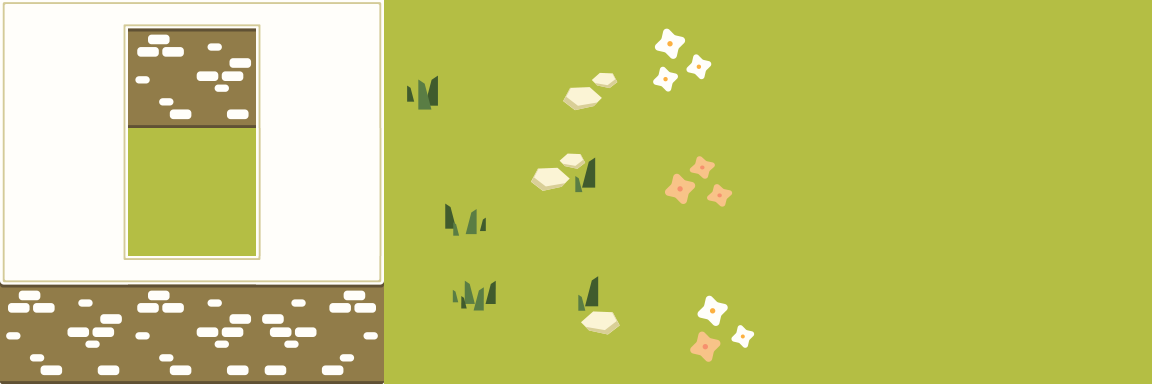
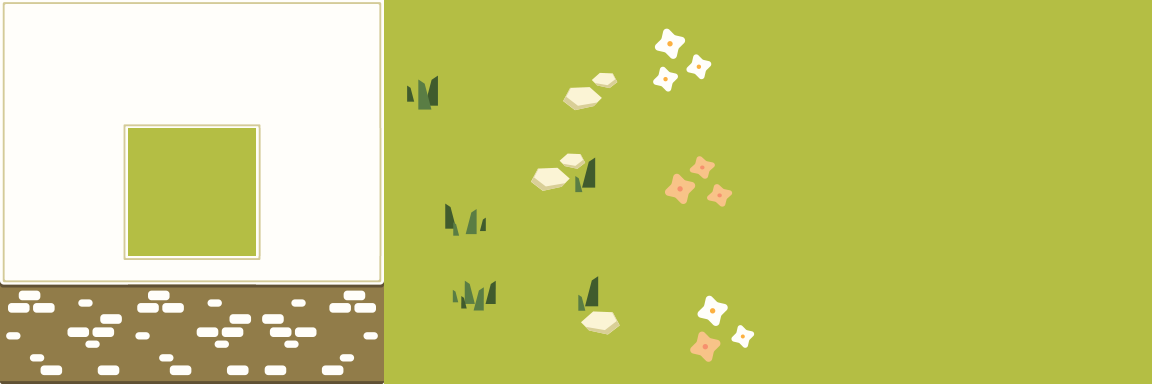
Layered file, before and after one edit (1152×384). Changes by layer:
added layer "Groupe 1 copie" above "Groupe 1" over 123, 24, 261, 128
moved "T_RightTopCornerWall_128" into group "Groupe 1" over 256, 24, 261, 127
moved "T_LeftTopCornerWall_128" into group "Groupe 1" over 123, 24, 128, 127
moved "T_BaseWall_128 copie" into group "Groupe 1" over 128, 24, 256, 128
